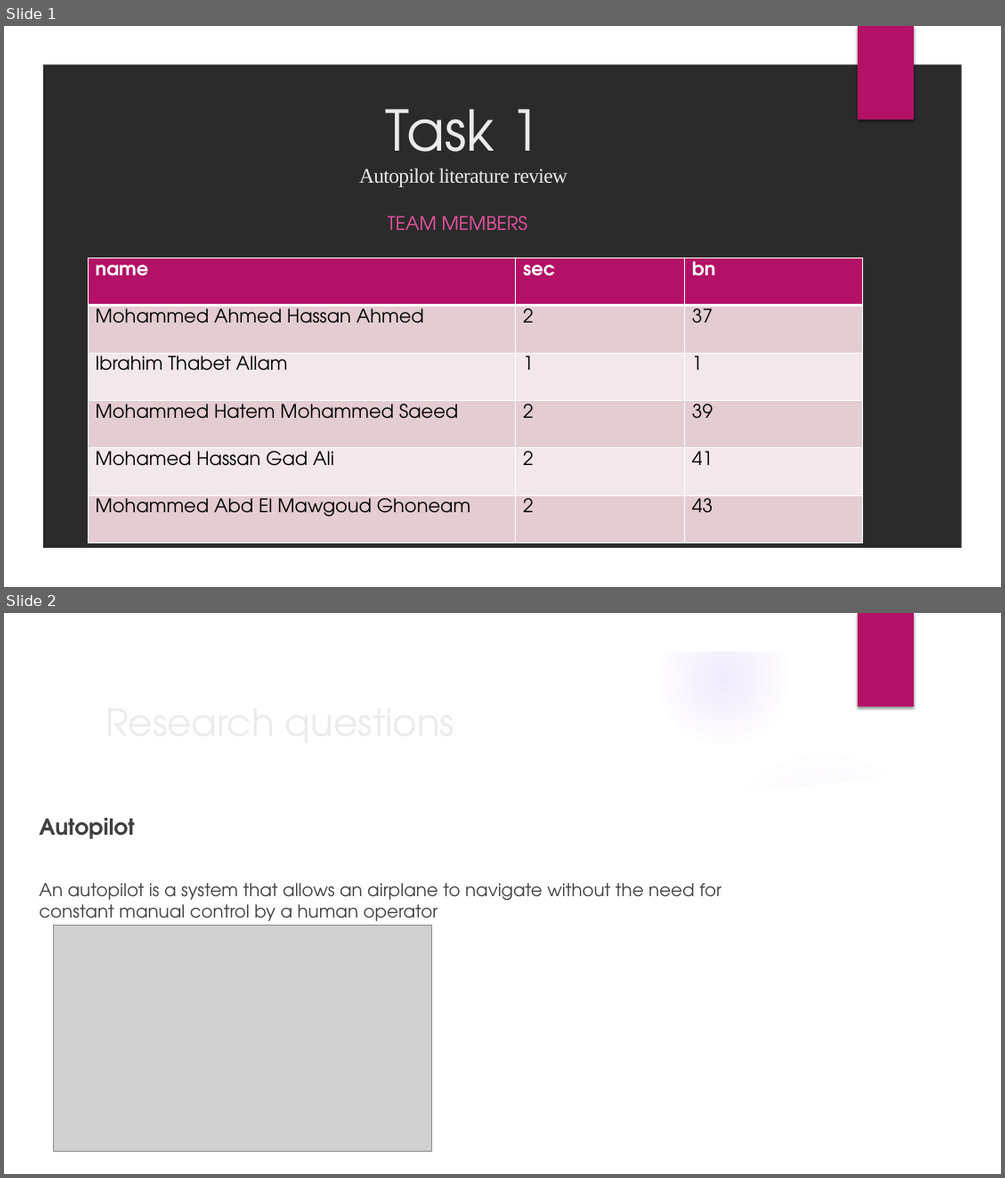
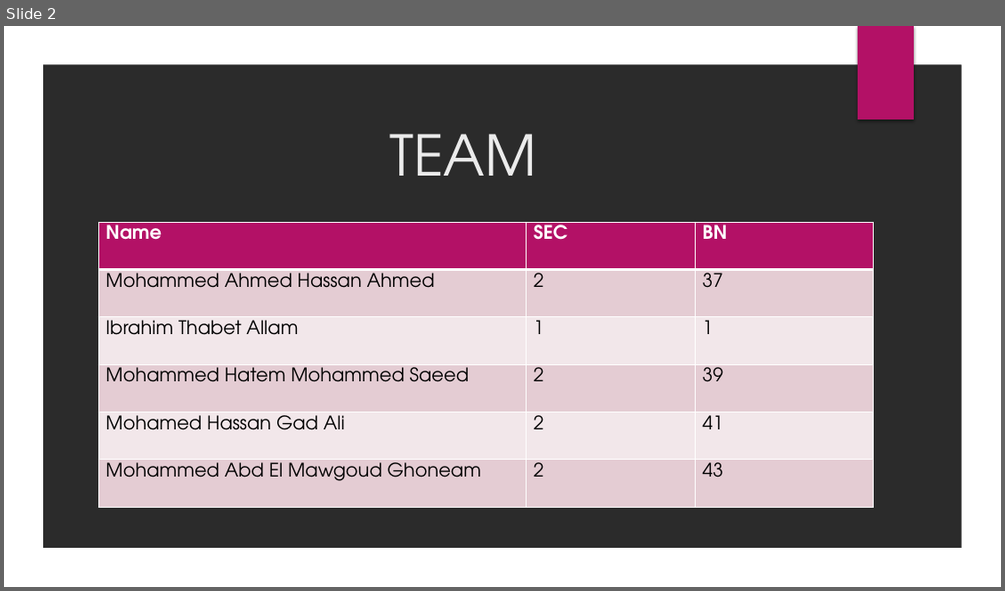
Before and after one commit to Aero-Mohamed/Autopilot, a slide deck: Task 2/Task2_G4_presentation.pptx. Shown one above the other, each under a label of ours: slides 1 and 2 before the commit, slide 2 after it. The pictures are 1005x1178 and 1005x591 pixels, drawn with LibreOffice and Linux fonts; fonts in the diff are those of the drawing; grey boxes stand for pictures; background and template pictures are left out; a plain dark background stands for a picture behind light text. Boxes give left, top, right and bottom in pixels: in the first picture for what was removed or moved away, otherwise in the second. Text is boxed around its words. In the diff, an @@ line names an element or a change of style, - is before the commit and + after.

Commit message:
Task 2 is completed.

```diff
--- a/Task 2/Task2_G4_presentation.pptx
+++ b/Task 2/Task2_G4_presentation.pptx
@@ slide 2 removed at box(4, 613, 1001, 1174), background picture (left out); not listed: 2 template elements that a slide beside it also shows @@
@@ title removed at box(98, 692, 815, 750) @@
-Research questions
@@ group removed at box(4, 614, 970, 1174): 5 ellipses, 2 freeform shapes @@
@@ text removed at box(39, 818, 721, 926) @@
-Autopilot
-An autopilot is a system that allows an airplane to navigate without the need for constant manual control by a human operator
@@ picture removed at box(53, 925, 432, 1151) @@
@@ what was slide 1 is now slide 2 @@
@@ slide 2 changed as well @@
@@ title at box(389, 134, 536, 176): text changed; size 20 to 54 pt; font Times New Roman to TeX Gyre Adventor @@
-Task 1
-Autopilot literature review
+TEAM
@@ table at box(98, 222, 873, 507) @@
-row 1: name | sec | bn
+row 1: Name | SEC | BN
@@ table: place and size @@
-table at box(88, 257, 863, 543)
+table at box(98, 222, 873, 507)
@@ subtitle removed at box(388, 216, 527, 230) @@
-TEAM MEMBERS
```
Also in this commit, not shown: 1 other slide changed, 8 slides added, 18 other slides removed, 8 other files.
